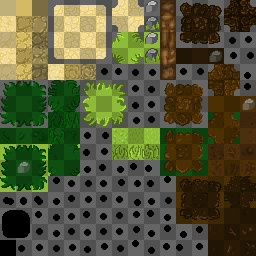
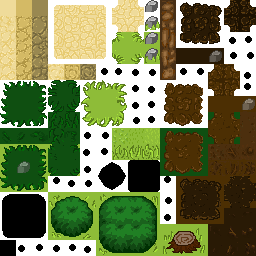
The second 256 x 256 image is a revision of the first. Changes to its layers:
hid "grid" over (0, 0, 256, 256)
painted on "Layer 3" over (2, 160, 160, 238)
added layer "Layer 5 copy" above "Layer 5" over (51, 196, 93, 237)
added layer "Layer 5" above "Layer 4" over (99, 196, 157, 253)
added layer "Layer 4" above "Layer 1" over (166, 231, 201, 254)
painted on "Layer 1" over (3, 163, 208, 256)
hid "Layer 2" over (0, 0, 256, 256)
